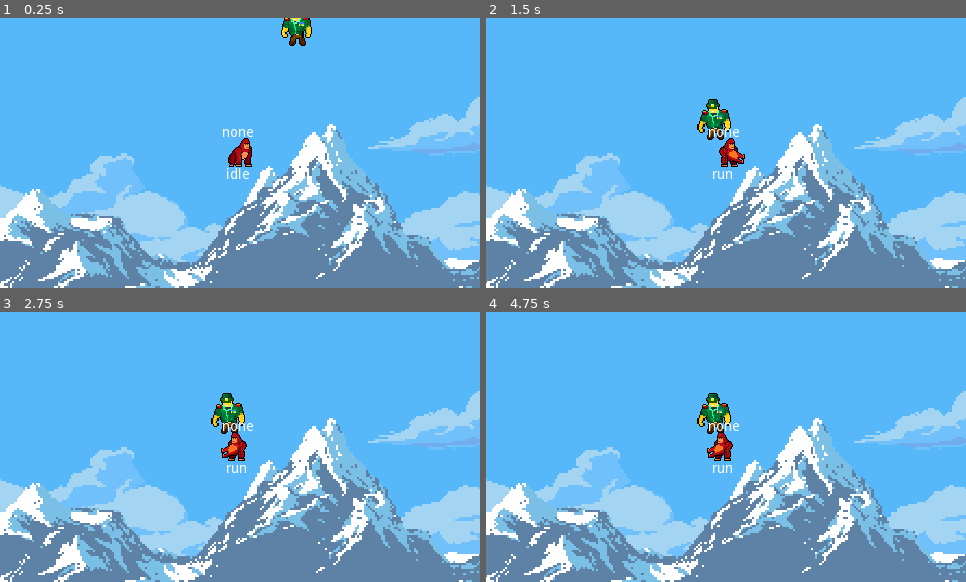
Above: before the commit, frames 1-4 (two rows, left to right).
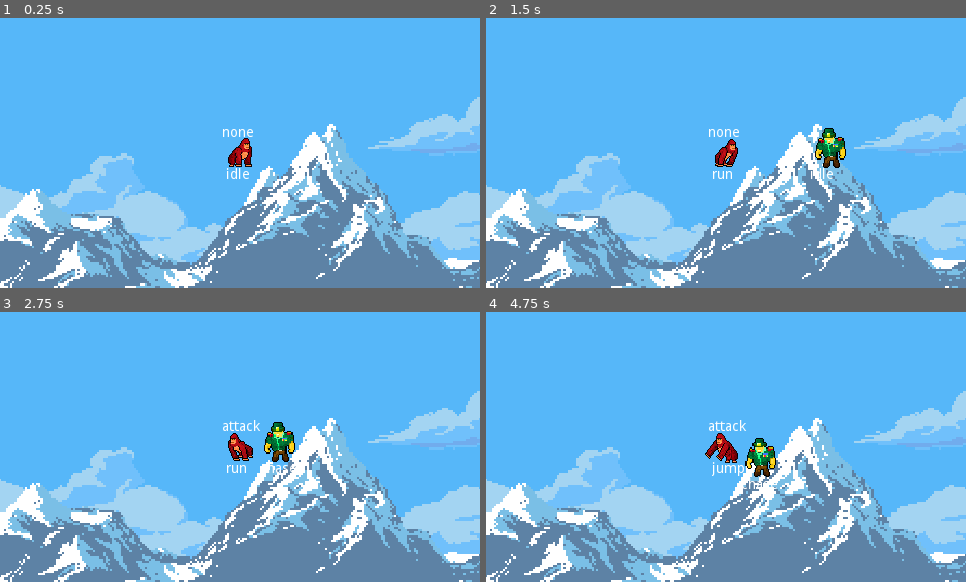
Above: after the commit, the same moments.

Repository: BlastOfMihh/fiiblast
Game: Godot game, scene res://Node2D.tscn
Same seed, same stepped clock (60 frames per second), same inputs: the game is played once before the commit and once after it.
Inputs:
- Up to frame 1 (0.25 s): no input
- Up to frame 2 (1.5 s): hold D (move_right) from 0.53 s (still down); tap Space (attack) at 0.6 s; tap W (move_up) at 0.77 s; tap B (dance) at 0.8, 1.35 s
- Up to frame 3 (2.75 s): tap W (move_up) at 1.52 s; tap Space (attack) at 1.55, 2.1 s; release D (move_right) at 2.03 s; hold A (move_left) from 2.03 s (still down); tap B (dance) at 2.3 s
- Up to frame 4 (4.75 s): release A (move_left) at 2.78 s; hold D (move_right) 2.78-4.28 s; tap B (dance) at 2.85, 3.8, 4.35 s; tap W (move_up) at 3.02, 3.77, 4.52 s; tap Space (attack) at 3.05, 3.6, 4.55 s; hold A (move_left) from 4.28 s (still down)

The runs differ from the first frame. In frame 1, 0.5% of the frame differs, in the area x 58-65%, y 0-11%; in frame 2, 1.7%; in frame 3, 1.8%; in frame 4, 1.9%, in the area x 43-61%, y 30-66%.

Commit message:
yep

Diff:
--- a/gorilla_gd/Node2D.tscn
+++ b/gorilla_gd/Node2D.tscn
@@ -1,32 +1,12 @@
-[gd_scene load_steps=12 format=2]
+[gd_scene load_steps=6 format=2]
 
 [ext_resource path="res://PLAYER.tscn" type="PackedScene" id=1]
-[ext_resource path="res://Sprites/background_glacial_mountains.png" type="Texture" id=2]
-[ext_resource path="res://Sprites/musolini.png" type="Texture" id=3]
-[ext_resource path="res://Sprites/musolini/run/sprite_0.png" type="Texture" id=4]
-[ext_resource path="res://Sprites/musolini/run/sprite_1.png" type="Texture" id=5]
-[ext_resource path="res://Sprites/musolini/idle/sprite_1.png" type="Texture" id=6]
-[ext_resource path="res://Sprites/musolini/idle/sprite_0.png" type="Texture" id=7]
-[ext_resource path="res://enemy.gd" type="Script" id=8]
+[ext_resource path="res://Assets/background_glacial_mountains.png" type="Texture" id=2]
+[ext_resource path="res://Assets/musolini.png" type="Texture" id=3]
+[ext_resource path="res://musolini.tscn" type="PackedScene" id=4]
 
-[sub_resource type="RectangleShape2D" id=2]
+[sub_resource type="RectangleShape2D" id=1]
 extents = Vector2( 121.032, 10 )
-
-[sub_resource type="SpriteFrames" id=1]
-animations = [ {
-"frames": [ ExtResource( 7 ), ExtResource( 6 ) ],
-"loop": true,
-"name": "idle",
-"speed": 2.0
-}, {
-"frames": [ ExtResource( 4 ), ExtResource( 5 ) ],
-"loop": true,
-"name": "run",
-"speed": 5.0
-} ]
-
-[sub_resource type="RectangleShape2D" id=3]
-extents = Vector2( 10, 19.6296 )
 
 [node name="level" type="Node2D"]
 position = Vector2( 40.7652, 45.9417 )
@@ -45,67 +25,72 @@
 
 [node name="StaticBody2D" type="StaticBody2D" parent="ground"]
 position = Vector2( 4.90561, 102.885 )
-scale = Vector2( 2.68585, 1.3169 )
+scale = Vector2( 6.17916, 1.83754 )
 collision_layer = 2
+collision_mask = 0
 __meta__ = {
 "_edit_group_": true
 }
 
 [node name="CollisionShape2D" type="CollisionShape2D" parent="ground/StaticBody2D"]
 position = Vector2( 0, 8 )
-shape = SubResource( 2 )
+shape = SubResource( 1 )
 
 [node name="StaticBody2D2" type="StaticBody2D" parent="ground"]
 position = Vector2( 104.845, -15.9635 )
 rotation = -3.14159
 scale = Vector2( 0.261165, -2.79692 )
 collision_layer = 2
+collision_mask = 0
 __meta__ = {
 "_edit_group_": true
 }
 
 [node name="CollisionShape2D" type="CollisionShape2D" parent="ground/StaticBody2D2"]
 position = Vector2( 0, 8 )
-shape = SubResource( 2 )
+shape = SubResource( 1 )
 
 [node name="StaticBody2D4" type="StaticBody2D" parent="ground"]
 position = Vector2( -215.687, -294.976 )
 rotation = -3.14159
 scale = Vector2( 0.298246, -18.1475 )
 collision_layer = 2
+collision_mask = 0
 __meta__ = {
 "_edit_group_": true
 }
 
 [node name="CollisionShape2D" type="CollisionShape2D" parent="ground/StaticBody2D4"]
 position = Vector2( 0, 8 )
-shape = SubResource( 2 )
+shape = SubResource( 1 )
 
 [node name="StaticBody2D5" type="StaticBody2D" parent="ground"]
 position = Vector2( -72.0417, -322.453 )
 rotation = -3.14159
 scale = Vector2( 0.298246, -18.1475 )
 collision_layer = 2
+collision_mask = 0
 __meta__ = {
 "_edit_group_": true
 }
 
 [node name="CollisionShape2D" type="CollisionShape2D" parent="ground/StaticBody2D5"]
 position = Vector2( 0, 8 )
-shape = SubResource( 2 )
+shape = SubResource( 1 )
 
 [node name="StaticBody2D3" type="StaticBody2D" parent="ground"]
 position = Vector2( -139.764, 83.6515 )
 rotation = -3.14159
 scale = Vector2( 0.118141, -1.05947 )
 collision_layer = 2
+collision_mask = 0
 __meta__ = {
 "_edit_group_": true
 }
 
 [node name="CollisionShape2D" type="CollisionShape2D" parent="ground/StaticBody2D3"]
 position = Vector2( 0, 8 )
-shape = SubResource( 2 )
+shape = SubResource( 1 )
 
 [node name="ParallaxBackground" type="ParallaxBackground" parent="ground"]
 
@@ -117,22 +102,11 @@
 "_edit_lock_": true
 }
 
-[node name="enemy" type="KinematicBody2D" parent="."]
-position = Vector2( 100.96, -53.6517 )
-script = ExtResource( 8 )
-__meta__ = {
-"_edit_group_": true
-}
-
-[node name="musolini2" type="AnimatedSprite" parent="enemy"]
-scale = Vector2( 1.2, 1.2 )
-frames = SubResource( 1 )
-animation = "idle"
-frame = 1
-playing = true
-
-[node name="CollisionShape2D" type="CollisionShape2D" parent="enemy"]
-shape = SubResource( 3 )
+[node name="musolini2" parent="." instance=ExtResource( 4 )]
+position = Vector2( 295.59, 46.9834 )
 
 [node name="PLAYER" parent="." instance=ExtResource( 1 )]
 position = Vector2( 1.10956, 85.7133 )
+collision_mask = 6
+
+[node name="stateMachine" type="Node" parent="."]
--- a/gorilla_gd/PLAYER.tscn
+++ b/gorilla_gd/PLAYER.tscn
@@ -1,25 +1,26 @@
 [gd_scene load_steps=23 format=2]
 
 [ext_resource path="res://player.gd" type="Script" id=1]
-[ext_resource path="res://Sprites/gorilla/RUN/sprite_1.png" type="Texture" id=2]
-[ext_resource path="res://Sprites/gorilla/RUN/sprite_3.png" type="Texture" id=3]
+[ext_resource path="res://Assets/gorilla/RUN/sprite_1.png" type="Texture" id=2]
+[ext_resource path="res://Assets/gorilla/RUN/sprite_3.png" type="Texture" id=3]
 [ext_resource path="res://stateMachine.gd" type="Script" id=4]
-[ext_resource path="res://Sprites/gorilla/RUN/sprite_2.png" type="Texture" id=5]
-[ext_resource path="res://Sprites/gorilla/RUN/sprite_4.png" type="Texture" id=6]
-[ext_resource path="res://Sprites/gorilla/IDLE/sprite_1.png" type="Texture" id=7]
-[ext_resource path="res://Sprites/gorilla/IDLE/sprite_0.png" type="Texture" id=8]
-[ext_resource path="res://Sprites/gorilla/DANCE/sprite_0.png" type="Texture" id=9]
-[ext_resource path="res://Sprites/gorilla/JUMP/sprite_2.png" type="Texture" id=10]
-[ext_resource path="res://Sprites/gorilla/JUMP/sprite_1.png" type="Texture" id=11]
-[ext_resource path="res://Sprites/gorilla/JUMP/sprite_3.png" type="Texture" id=12]
-[ext_resource path="res://Sprites/gorilla/ATTACK/sprite_5.png" type="Texture" id=13]
-[ext_resource path="res://Sprites/gorilla/DANCE/sprite_1.png" type="Texture" id=14]
-[ext_resource path="res://Sprites/gorilla/ATTACK/sprite_2.png" type="Texture" id=15]
-[ext_resource path="res://Sprites/gorilla/ATTACK/sprite_4.png" type="Texture" id=16]
-[ext_resource path="res://Sprites/gorilla/ATTACK/sprite_3.png" type="Texture" id=17]
-[ext_resource path="res://Sprites/gorilla/ATTACK/sprite_0.png" type="Texture" id=18]
-[ext_resource path="res://Sprites/gorilla/ATTACK/sprite_1.png" type="Texture" id=19]
+[ext_resource path="res://Assets/gorilla/RUN/sprite_2.png" type="Texture" id=5]
+[ext_resource path="res://Assets/gorilla/RUN/sprite_4.png" type="Texture" id=6]
+[ext_resource path="res://Assets/gorilla/IDLE/sprite_1.png" type="Texture" id=7]
+[ext_resource path="res://Assets/gorilla/IDLE/sprite_0.png" type="Texture" id=8]
+[ext_resource path="res://Assets/gorilla/DANCE/sprite_0.png" type="Texture" id=9]
+[ext_resource path="res://Assets/gorilla/JUMP/sprite_2.png" type="Texture" id=10]
+[ext_resource path="res://Assets/gorilla/JUMP/sprite_1.png" type="Texture" id=11]
+[ext_resource path="res://Assets/gorilla/JUMP/sprite_3.png" type="Texture" id=12]
+[ext_resource path="res://Assets/gorilla/ATTACK/sprite_5.png" type="Texture" id=13]
+[ext_resource path="res://Assets/gorilla/DANCE/sprite_1.png" type="Texture" id=14]
+[ext_resource path="res://Assets/gorilla/ATTACK/sprite_2.png" type="Texture" id=15]
+[ext_resource path="res://Assets/gorilla/ATTACK/sprite_4.png" type="Texture" id=16]
+[ext_resource path="res://Assets/gorilla/ATTACK/sprite_3.png" type="Texture" id=17]
+[ext_resource path="res://Assets/gorilla/ATTACK/sprite_0.png" type="Texture" id=18]
+[ext_resource path="res://Assets/gorilla/ATTACK/sprite_1.png" type="Texture" id=19]
 [ext_resource path="res://attackStateMachine.gd" type="Script" id=20]
+
 
 [sub_resource type="SpriteFrames" id=1]
 animations = [ {
@@ -28,25 +29,25 @@
 "name": "idle",
 "speed": 3.0
 }, {
+"frames": [ ExtResource( 9 ), ExtResource( 14 ) ],
+"loop": true,
+"name": "dance",
+"speed": 5.0
+}, {
 "frames": [ ExtResource( 2 ), ExtResource( 5 ), ExtResource( 3 ), ExtResource( 6 ) ],
 "loop": true,
 "name": "run",
 "speed": 9.0
-}, {
-"frames": [ ExtResource( 18 ), ExtResource( 19 ), ExtResource( 15 ), ExtResource( 17 ), ExtResource( 16 ), ExtResource( 13 ) ],
-"loop": false,
-"name": "attack",
-"speed": 12.0
 }, {
 "frames": [ ExtResource( 11 ), ExtResource( 10 ) ],
 "loop": false,
 "name": "jump",
 "speed": 12.0
 }, {
-"frames": [ ExtResource( 9 ), ExtResource( 14 ) ],
-"loop": true,
-"name": "dance",
-"speed": 5.0
+"frames": [ ExtResource( 18 ), ExtResource( 19 ), ExtResource( 15 ), ExtResource( 17 ), ExtResource( 16 ), ExtResource( 13 ) ],
+"loop": false,
+"name": "attack",
+"speed": 12.0
 }, {
 "frames": [ ExtResource( 12 ) ],
 "loop": false,
@@ -78,6 +79,7 @@
 shape = SubResource( 2 )
 
 [node name="ground_rays" type="Node2D" parent="."]
+visible = false
 
 [node name="RayCast2D" type="RayCast2D" parent="ground_rays"]
 position = Vector2( 10, 14 )
@@ -98,6 +100,7 @@
 collision_mask = 2
 
 [node name="wall_rays_left" type="Node2D" parent="."]
+visible = false
 
 [node name="RayCast2D" type="RayCast2D" parent="wall_rays_left"]
 position = Vector2( 12, -7 )
@@ -112,6 +115,7 @@
 collision_mask = 2
 
 [node name="wall_rays_right" type="Node2D" parent="."]
+visible = false
 
 [node name="RayCast2D" type="RayCast2D" parent="wall_rays_right"]
 position = Vector2( -12, -7 )
--- a/gorilla_gd/enemy.gd
+++ b/gorilla_gd/enemy.gd
@@ -10,13 +10,17 @@
 
 var on_ground:=false
 var on_wall:=0
-onready var player=get_tree().get_root().get_node("level").get_node("PLAYER")
 
-func _physics_process(delta):
-	apply_gravity(delta)
-	apply_movement(delta)
-#	print(player.position)
-	handle_chase(delta)
+onready var player:=get_tree().get_root().get_node("level").get_node("PLAYER")
+
+var player_detected:=false
+var player_in_range:=false
+
+#func _physics_process(delta):
+#	apply_gravity(delta)
+#	apply_movement(delta)
+##	print(player.position)
+#	handle_chase(delta)
 
 
 func apply_movement(delta):
@@ -35,13 +39,12 @@
 	if velocity.y!=0:
 		jumps=0
 	var dir=0
-	if player.position.x > self.position.x:
+	if player.global_position.x > self.global_position.x+10:
 		dir=1
-	elif player.position.x < self.position.x:
+	elif player.global_position.x < self.global_position.x-10:
 		dir=-1
 	move(dir, delta)
-	if player.position.y<position.y:
-		print(jumps)
+	if player.global_position.y<self.global_position.y:
 		if jumps>=1:
 			jump(delta)
 
@@ -51,3 +54,20 @@
 func move(dir, delta):
 	velocity.x=speed*dir
 #living this,living this
+
+
+func _on_playerDetect_body_entered(body):
+	if body ==player:
+		player_detected=true
+		player_in_range=true
+		$playerDetect.monitoring=false
+		$inRange.monitoring=true
+		print("got him")
+
+func _on_range_body_exited(body):
+	if body==player:
+		player_detected=false
+		player_in_range=false
+		$playerDetect.monitoring=true
+		$inRange.monitoring=false
+		print("lost him")
--- /dev/null
+++ b/gorilla_gd/enemyState.gd
@@ -0,0 +1,55 @@
+extends StateMachine
+
+func _ready():
+	add_state("idle")
+	state=states.idle
+	add_state("fall")
+	add_state("chase")
+	add_state("time_freeze")
+	add_state("barrel")
+
+var reset_anim_position:=Vector2()
+
+
+func state_logic(delta): #handle the logic i guess
+	if state==states["chase"]:
+		parent.handle_chase(delta)
+#	if state==states.idle:
+#		parent.velocity=reset_anim_position
+	parent.apply_gravity(delta)
+	parent.apply_movement(delta)
+
+	parent.get_node("RichTextLabel").text=states.keys()[state]
+
+func get_transition(delta): #determining transitions
+	match state:
+		states.idle:
+			if parent.player_detected:
+				return states.chase
+		states.chase:
+			if parent.player_in_range==false :
+				if parent.velocity.y!=0:
+					return states.fall
+				if parent.velocity.y==0:
+					return states.idle
+	return null
+
+
+
+func enter_state(new_state, old_state):
+	match new_state:
+		states.idle:
+			##
+			reset_anim_position=parent.position
+			parent.get_parent().position=parent.global_position
+
+			#
+			parent.get_node("animationPlayer").play("patrol")
+
+
+func exit_state(old_state, new_state):
+	match old_state:
+		states.idle:
+			parent.get_node("animationPlayer").play("none")
+		states.chase:
+			parent.velocity.x=0
--- /dev/null
+++ b/gorilla_gd/musolini.tscn
@@ -0,0 +1,149 @@
+[gd_scene load_steps=13 format=2]
+
+[ext_resource path="res://enemyState.gd" type="Script" id=1]
+[ext_resource path="res://enemy.gd" type="Script" id=2]
+[ext_resource path="res://Assets/musolini/run/sprite_1.png" type="Texture" id=3]
+[ext_resource path="res://Assets/musolini/idle/sprite_0.png" type="Texture" id=4]
+[ext_resource path="res://Assets/musolini/run/sprite_0.png" type="Texture" id=5]
+[ext_resource path="res://Assets/musolini/idle/sprite_1.png" type="Texture" id=6]
+
+[sub_resource type="CircleShape2D" id=1]
+radius = 91.3679
+
+[sub_resource type="CircleShape2D" id=2]
+radius = 38.8532
+
+[sub_resource type="RectangleShape2D" id=3]
+extents = Vector2( 10, 19.6296 )
+
+[sub_resource type="SpriteFrames" id=4]
+animations = [ {
+"frames": [ ExtResource( 4 ), ExtResource( 6 ) ],
+"loop": true,
+"name": "idle",
+"speed": 2.0
+}, {
+"frames": [ ExtResource( 5 ), ExtResource( 3 ) ],
+"loop": true,
+"name": "run",
+"speed": 5.0
+} ]
+
+[sub_resource type="Animation" id=5]
+resource_name = "none"
+length = 0.001
+
+[sub_resource type="Animation" id=6]
+resource_name = "patrol"
+length = 2.5
+loop = true
+tracks/0/type = "value"
+tracks/0/path = NodePath(".:position")
+tracks/0/interp = 1
+tracks/0/loop_wrap = true
+tracks/0/imported = false
+tracks/0/enabled = true
+tracks/0/keys = {
+"times": PoolRealArray( 0.00266038, 0.39, 1.22, 1.63 ),
+"transitions": PoolRealArray( 1, 1, 1, 1 ),
+"update": 0,
+"values": [ Vector2( 0, 0 ), Vector2( 0, 0 ), Vector2( -57.28, 0 ), Vector2( -57.28, 0 ) ]
+}
+tracks/1/type = "value"
+tracks/1/path = NodePath(".:rotation_degrees")
+tracks/1/interp = 1
+tracks/1/loop_wrap = true
+tracks/1/imported = false
+tracks/1/enabled = true
+tracks/1/keys = {
+"times": PoolRealArray( 0, 1.21 ),
+"transitions": PoolRealArray( 1, 1 ),
+"update": 0,
+"values": [ 0.0, 0.0 ]
+}
+tracks/2/type = "value"
+tracks/2/path = NodePath("musolini2:animation")
+tracks/2/interp = 1
+tracks/2/loop_wrap = true
+tracks/2/imported = false
+tracks/2/enabled = true
+tracks/2/keys = {
+"times": PoolRealArray( 3.72529e-09, 0.43, 1.2, 1.64 ),
+"transitions": PoolRealArray( 1, 1, 1, 1 ),
+"update": 1,
+"values": [ "idle", "run", "idle", "run" ]
+}
+tracks/3/type = "value"
+tracks/3/path = NodePath("musolini2:flip_h")
+tracks/3/interp = 1
+tracks/3/loop_wrap = true
+tracks/3/imported = false
+tracks/3/enabled = true
+tracks/3/keys = {
+"times": PoolRealArray( 0.00201886, 0.385755, 1.63613, 2.50076 ),
+"transitions": PoolRealArray( 1, 1, 1, 1 ),
+"update": 1,
+"values": [ false, false, true, true ]
+}
+
+[node name="EnemyFolder" type="Node2D"]
+
+[node name="tempParent" type="Node2D" parent="."]
+
+[node name="musolini2" type="KinematicBody2D" parent="."]
+collision_layer = 4
+collision_mask = 2
+script = ExtResource( 2 )
+__meta__ = {
+"_edit_group_": true
+}
+
+[node name="enemyState" type="Node2D" parent="musolini2"]
+script = ExtResource( 1 )
+
+[node name="tempParent" type="Node2D" parent="musolini2"]
+
+[node name="inRange" type="Area2D" parent="musolini2"]
+visible = false
+modulate = Color( 0.364706, 0.364706, 0.364706, 1 )
+self_modulate = Color( 0.717647, 0.133333, 0.678431, 1 )
+
+[node name="CollisionShape2D" type="CollisionShape2D" parent="musolini2/inRange"]
+shape = SubResource( 1 )
+
+[node name="playerDetect" type="Area2D" parent="musolini2"]
+visible = false
+
+[node name="CollisionShape2D" type="CollisionShape2D" parent="musolini2/playerDetect"]
+modulate = Color( 0.0901961, 0.356863, 0, 1 )
+self_modulate = Color( 1, 0.909804, 0, 1 )
+shape = SubResource( 2 )
+
+[node name="CollisionShape2D" type="CollisionShape2D" parent="musolini2"]
+visible = false
+shape = SubResource( 3 )
+
+[node name="RichTextLabel" type="RichTextLabel" parent="musolini2"]
+margin_left = -21.0
+margin_top = 21.0
+margin_right = 25.0
+margin_bottom = 61.0
+__meta__ = {
+"_edit_use_anchors_": false
+}
+
+[node name="musolini2" type="AnimatedSprite" parent="musolini2"]
+scale = Vector2( 1.2, 1.2 )
+frames = SubResource( 4 )
+animation = "idle"
+playing = true
+
+[node name="animationPlayer" type="AnimationPlayer" parent="musolini2"]
+playback_process_mode = 0
+anims/none = SubResource( 5 )
+anims/patrol = SubResource( 6 )
+__meta__ = {
+"_editor_description_": "yep"
+}
+[connection signal="body_exited" from="musolini2/inRange" to="musolini2" method="_on_range_body_exited"]
+[connection signal="body_entered" from="musolini2/playerDetect" to="musolini2" method="_on_playerDetect_body_entered"]
--- a/gorilla_gd/project.godot
+++ b/gorilla_gd/project.godot
@@ -12,7 +12,7 @@
 "base": "Node",
 "class": "StateMachine",
 "language": "GDScript",
-"path": "res://STATE_MACHINE.gd"
+"path": "res://StateMachine.gd"
 } ]
 _global_script_class_icons={
 "StateMachine": ""
@@ -73,9 +73,10 @@
 
 [layer_names]
 
+2d_physics/layer_1="player"
 2d_physics/layer_2="ground"
 
 [rendering]
 
 quality/2d/use_pixel_snap=true
-environment/default_environment="res://Sprites/default_env.tres"
+environment/default_environment="res://Assets/default_env.tres"
Renamed: gorilla_gd/Sprites/background_glacial_mountains.png -> gorilla_gd/Assets/background_glacial_mountains.png
Not shown, added: gorilla_gd/Assets/background_glacial_mountains.png.import
Renamed: gorilla_gd/Sprites/default_env.tres -> gorilla_gd/Assets/default_env.tres
Binary file added: gorilla_gd/Assets/gorilla/ATTACK/sprite_0.png
Not shown, added: gorilla_gd/Assets/gorilla/ATTACK/sprite_0.png.import
Renamed: gorilla_gd/Sprites/gorilla/ATTACK/sprite_1.png -> gorilla_gd/Assets/gorilla/ATTACK/sprite_1.png
Not shown, added: gorilla_gd/Assets/gorilla/ATTACK/sprite_1.png.import
Renamed: gorilla_gd/Sprites/gorilla/ATTACK/sprite_2.png -> gorilla_gd/Assets/gorilla/ATTACK/sprite_2.png
Not shown, added: gorilla_gd/Assets/gorilla/ATTACK/sprite_2.png.import
Renamed: gorilla_gd/Sprites/gorilla/ATTACK/sprite_3.png -> gorilla_gd/Assets/gorilla/ATTACK/sprite_3.png
Not shown, added: gorilla_gd/Assets/gorilla/ATTACK/sprite_3.png.import
Renamed: gorilla_gd/Sprites/gorilla/ATTACK/sprite_4.png -> gorilla_gd/Assets/gorilla/ATTACK/sprite_4.png
(and 65 more such lines)
